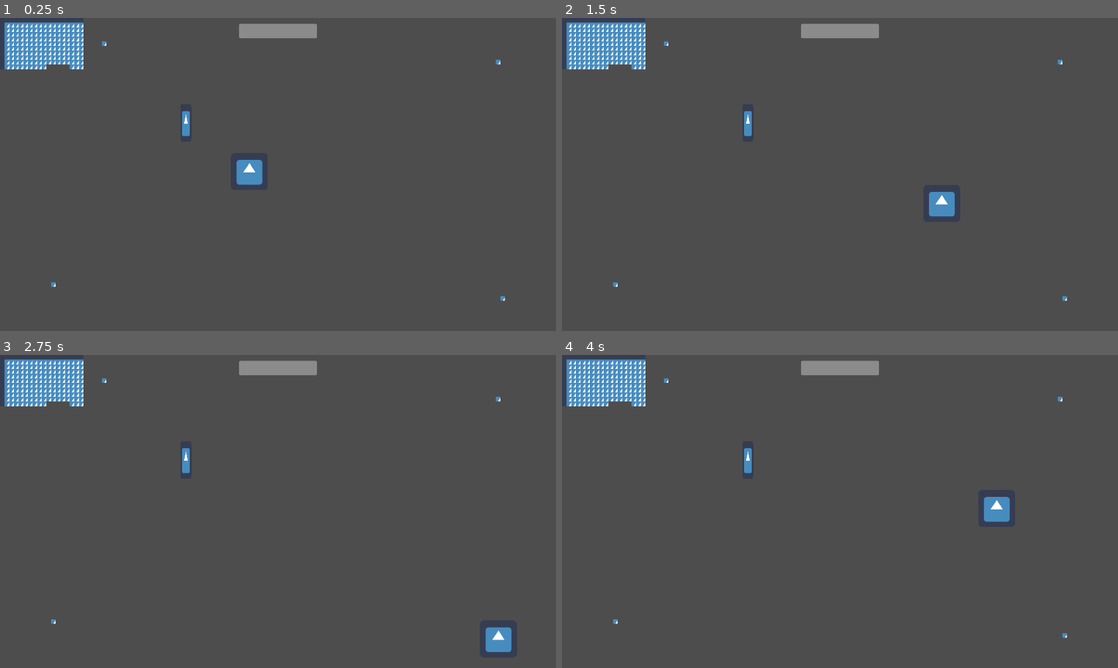
Above: before the commit, frames 1-4 (two rows, left to right).
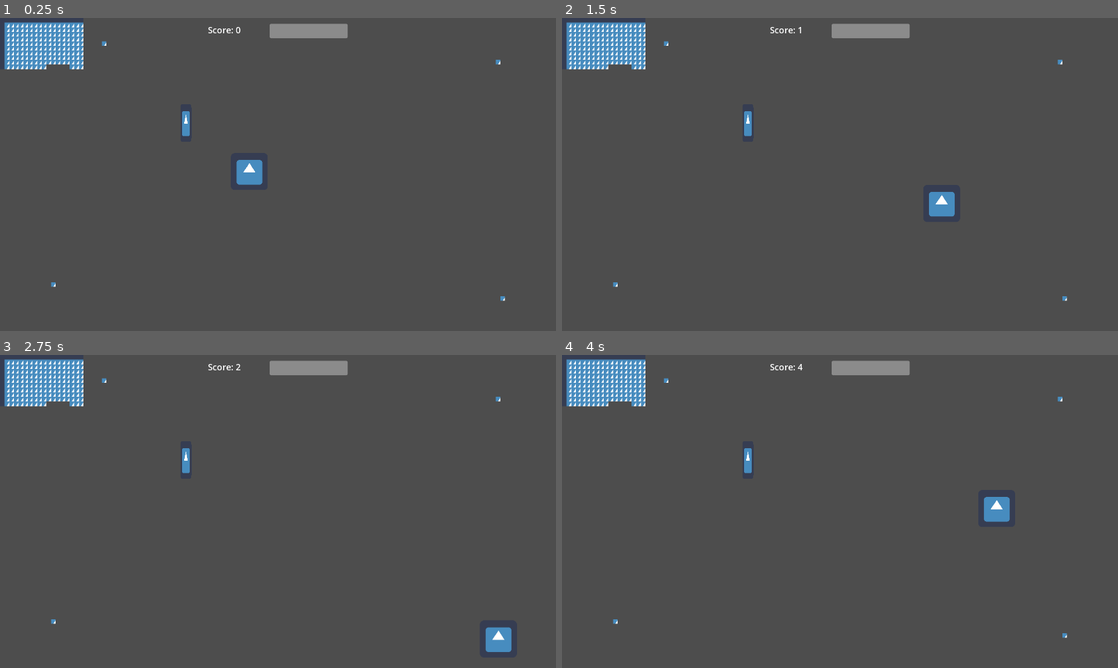
Above: after the commit, the same moments.

Repository: FeniXb3/LaughArena
Game: Godot game, scene res://Scenes/game.tscn
Same seed, same stepped clock (60 frames per second), same inputs: the game is played once before the commit and once after it. The engine's default icon, where the game draws it, is replaced by a stand-in: a white triangle on a blue panel in a dark square.
Inputs (mouse positions are in pixels of both pictures, inside the frame that each line leads up to):
- Up to frame 1 (0.25 s): no input
- Up to frame 2 (1.5 s): tap Enter (ui_accept) at 0.5, 0.77 s; move the mouse to (962, 158) at 0.52 s; hold D (move_right) 0.53-1.28 s; tap Keypad 0 (Shoot) at 0.6, 1.35 s; click (962, 158) at 0.67 s; move the mouse to (728, 190) at 1.27 s; hold S (move_down) from 1.28 s (still down)
- Up to frame 3 (2.75 s): tap Enter (ui_accept) at 1.52 s; move the mouse to (333, 442) at 2.02 s; release S (move_down) at 2.03 s; hold D (move_right) from 2.03 s (still down); tap Keypad 0 (Shoot) at 2.1 s
- Up to frame 4 (4 s): move the mouse to (812, 574) at 2.77 s; release D (move_right) at 2.78 s; hold W (move_up) 2.78-3.53 s; tap Keypad 0 (Shoot) at 2.85, 3.6 s; click (812, 574) at 2.92 s; tap Enter (ui_accept) at 3.02, 3.77 s; move the mouse to (1006, 558) at 3.52 s; hold A (move_left) from 3.53 s (still down)

The runs differ from the first frame. In frame 1, 0.6% of the frame differs, in the area x 37-63%, y 1-7%; in frame 2, 0.6%; in frame 3, 0.6%; in frame 4, 0.6%.

Commit message:
score

Diff:
--- /dev/null
+++ b/Scenes/Score.gd
@@ -0,0 +1,12 @@
+extends Label
+var score = 0
+
+func update_score():
+	text = "Score: " + str(score)
+
+func _ready():
+	SignalBus.points_earned.connect(_on_points_earned)
+
+func _on_points_earned(value):
+	score += value
+	update_score()
--- a/Scenes/bulletHellMap.tscn
+++ b/Scenes/bulletHellMap.tscn
@@ -1,10 +1,11 @@
-[gd_scene load_steps=10 format=3 uid="uid://bdthgj4p76fdf"]
+[gd_scene load_steps=11 format=3 uid="uid://bdthgj4p76fdf"]
 
 [ext_resource type="Texture2D" uid="uid://ch1mk7q7dy0py" path="res://icon.png" id="1_wwx5m"]
 [ext_resource type="PackedScene" uid="uid://ceoeg04e6gurv" path="res://Scenes/water.tscn" id="5_3grh0"]
 [ext_resource type="PackedScene" uid="uid://c77x8fmpt1ngl" path="res://Scenes/player2.tscn" id="5_y87s1"]
 [ext_resource type="PackedScene" uid="uid://dh1qfmobw6mjn" path="res://Scenes/health_bar.tscn" id="6_c27gw"]
 [ext_resource type="PackedScene" uid="uid://bj8al28eu20dd" path="res://Scenes/Director.tscn" id="6_g5hfq"]
+[ext_resource type="Script" path="res://Scenes/Score.gd" id="8_5n763"]
 [ext_resource type="Script" path="res://Scripts/game_over_text.gd" id="8_poi7o"]
 [ext_resource type="PackedScene" uid="uid://i4vfjjtivq8g" path="res://Scenes/turret2.tscn" id="8_ynnnl"]
 
@@ -290,11 +291,6 @@
 theme_override_constants/margin_right = 20
 theme_override_constants/margin_bottom = 20
 
-[node name="HealthBar" parent="CanvasLayer/MarginContainer" instance=ExtResource("6_c27gw")]
-custom_minimum_size = Vector2(270, 50)
-layout_mode = 2
-size_flags_horizontal = 4
-
 [node name="Label" type="Label" parent="CanvasLayer/MarginContainer"]
 visible = false
 layout_mode = 2
@@ -303,3 +299,21 @@
 horizontal_alignment = 1
 vertical_alignment = 1
 script = ExtResource("8_poi7o")
+
+[node name="VBoxContainer" type="HBoxContainer" parent="CanvasLayer/MarginContainer"]
+layout_mode = 2
+theme_override_constants/separation = 100
+alignment = 1
+
+[node name="Score" type="Label" parent="CanvasLayer/MarginContainer/VBoxContainer"]
+layout_mode = 2
+size_flags_horizontal = 0
+size_flags_vertical = 0
+theme_override_font_sizes/font_size = 30
+text = "Score: 0"
+script = ExtResource("8_5n763")
+
+[node name="HealthBar" parent="CanvasLayer/MarginContainer/VBoxContainer" instance=ExtResource("6_c27gw")]
+custom_minimum_size = Vector2(270, 50)
+layout_mode = 2
+size_flags_horizontal = 4
--- a/Scenes/player2.tscn
+++ b/Scenes/player2.tscn
@@ -10,7 +10,7 @@
 size = Vector2(120, 120)
 
 [sub_resource type="RectangleShape2D" id="RectangleShape2D_mkdj7"]
-size = Vector2(200, 200)
+size = Vector2(184, 184)
 
 [node name="player" type="RigidBody2D"]
 collision_mask = 46
@@ -23,6 +23,9 @@
 script = ExtResource("1_xvaa5")
 speed = 10.0
 health_regeneration = 0.001
+
+[node name="ScoreTimer" type="Timer" parent="."]
+autostart = true
 
 [node name="Sprite2D" type="Sprite2D" parent="."]
 texture = ExtResource("2_mwaex")
@@ -48,5 +51,6 @@
 [node name="CollisionShape2D2" type="CollisionShape2D" parent="Area2D"]
 shape = SubResource("RectangleShape2D_mkdj7")
 
+[connection signal="timeout" from="ScoreTimer" to="." method="_on_score_timer_timeout"]
 [connection signal="timeout" from="Timer" to="." method="_on_timer_timeout"]
 [connection signal="timeout" from="DeflectionTimer" to="." method="_on_deflection_timer_timeout"]
--- a/Scripts/player2.gd
+++ b/Scripts/player2.gd
@@ -10,6 +10,10 @@
 @export var push_force = 1000
 @onready var deflection_timer = $DeflectionTimer
 var can_deflect: bool = true
+@onready var score_timer = $ScoreTimer
+@export var score = 0
+@export var score_added = 1
+
 
 func _ready():
 	SignalBus.health_decreased.connect(_on_health_decreased)
@@ -59,3 +63,9 @@
 func _on_deflection_timer_timeout():
 	can_deflect = true
 	deflection_timer.start()
+
+
+
+func _on_score_timer_timeout():
+	score += score_added
+	SignalBus.points_earned.emit(score_added)
--- a/Scripts/signal_bus.gd
+++ b/Scripts/signal_bus.gd
@@ -3,3 +3,4 @@
 signal health_decreased(value)
 signal health_increased(value)
 signal game_over()
+signal points_earned(value)
Not shown: 1 places in Scenes/player3.tscn that only renumber resources
